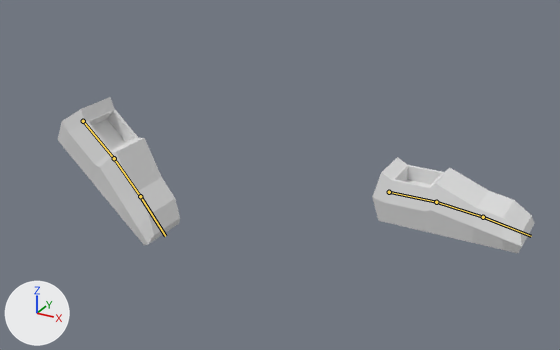
A saved change to the FBX model Assets/Player/Walking.fbx.
Rendered twice from a 50 mm lens placed at (13.7, -13.75, 8.76), pointed at (5.22, 1.67, 1.05). The axes (+X, +Y, +Z) are drawn at lower left. The lights are the same throughout. Both versions are drawn at frame 4 of the action 'Armature|ArmatureAction.002'; the numbers are the values there. The bones that bend it are drawn over the model as lines.
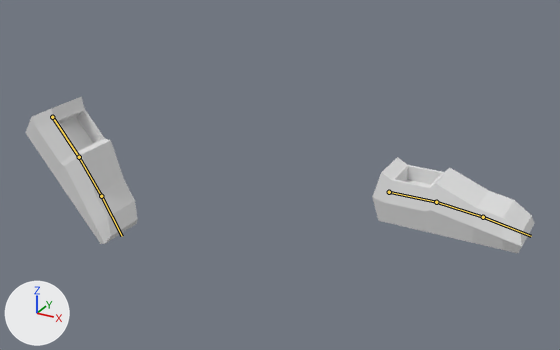
Boxes [x1, y1, x2, y2] around the edits, measured in the pictures (560 x 350 px):
```json
{"object": "Cube", "change": "posed", "before": [58, 97, 180, 245], "after": [26, 97, 138, 244], "on screen": "8% narrower"}
{"bone": "Bone", "before": "(83, 121) to (114, 158)", "after": "(52, 117) to (79, 157)"}
```

Scene script edits in JSON lines:
```json
{"block": "bone_bone", "where": "bone_bone = bpy.data.objects['Armature'].pose.bones['Bone']"}
{"op": "set", "path": "bone_bone.location", "old": "(-1.587, 2.021, 0.0)", "new": "(-1.517, 0.978, 0.0)"}
{"op": "set", "path": "bone_bone.rotation_quaternion", "old": "(0.931, 0.0, 0.0, -0.366)", "new": "(0.903, 0.0, 0.0, -0.429)", "note": "degrees (0, 0, -43) -> degrees (0, 0, -51)"}
```
